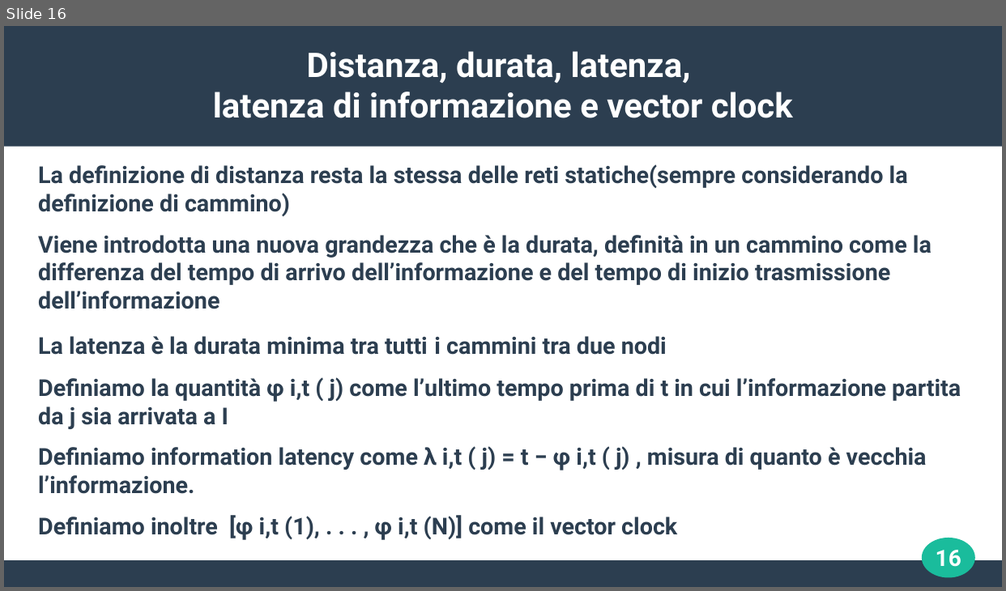
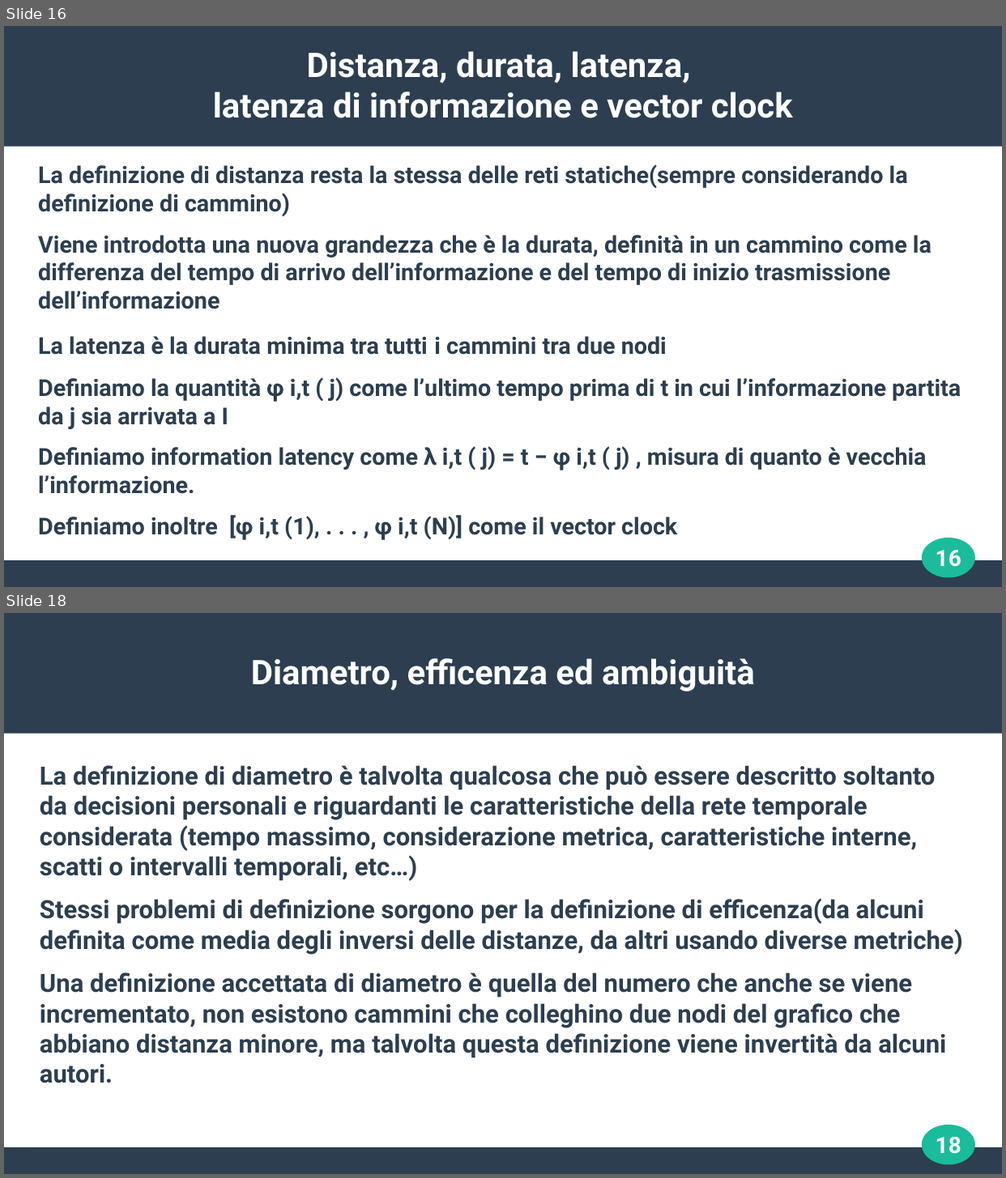
Before and after one commit to josura/appunti_e_cose_condivise, a slide deck: Data_mining/seminario/seminario_TemporalNetwork-GL.odp. Shown one above the other, each under a label of ours: slide 16 before the commit, slides 16 and 18 after it; the slides between them are not shown. The pictures are 1006x591 and 1006x1178 pixels, drawn with LibreOffice and Linux fonts; fonts in the diff are those of the drawing. Boxes give left, top, right and bottom in pixels: in the first picture for what was removed or moved away, otherwise in the second. Text is boxed around its words. In the diff, an @@ line names an element or a change of style, - is before the commit and + after.

```diff
--- a/Data_mining/seminario/seminario_TemporalNetwork-GL.odp
+++ b/Data_mining/seminario/seminario_TemporalNetwork-GL.odp
@@ slide 18 added at box(4, 613, 1002, 1174), background #FFFFFF; not listed: 3 template elements that a slide beside it also shows @@
@@ title added at box(251, 658, 755, 692), 27 pt, text #FFFFFF, bold @@
+Diametro, efficenza ed ambiguità
@@ text added at box(40, 765, 963, 1084), 20 pt, text #2C3E50, bold @@
+La definizione di diametro è talvolta qualcosa che può essere descritto soltanto da decisioni personali e riguardanti le caratteristiche della rete temporale considerata (tempo massimo, considerazione metrica, caratteristiche interne, scatti o intervalli temporali, etc…)
+Stessi problemi di definizione sorgono per la definizione di efficenza(da alcuni definita come media degli inversi delle distanze, da altri usando diverse metriche)
+Una definizione accettata di diametro è quella del numero che anche se viene incrementato, non esistono cammini che colleghino due nodi del grafico che abbiano distanza minore, ma talvolta questa definizione viene invertità da alcuni autori.
@@ page number added at box(936, 1137, 961, 1154), 18 pt, text #FFFFFF, bold @@
+18
```
Also in this commit, not shown: 7 slides changed, 23 other slides added, 1 other file.
